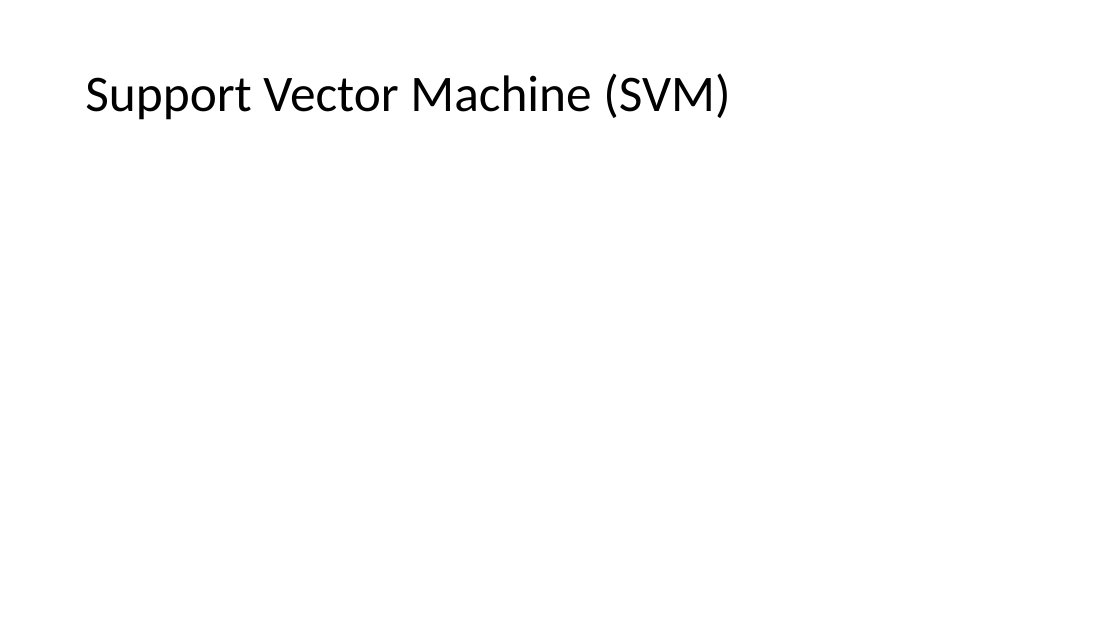
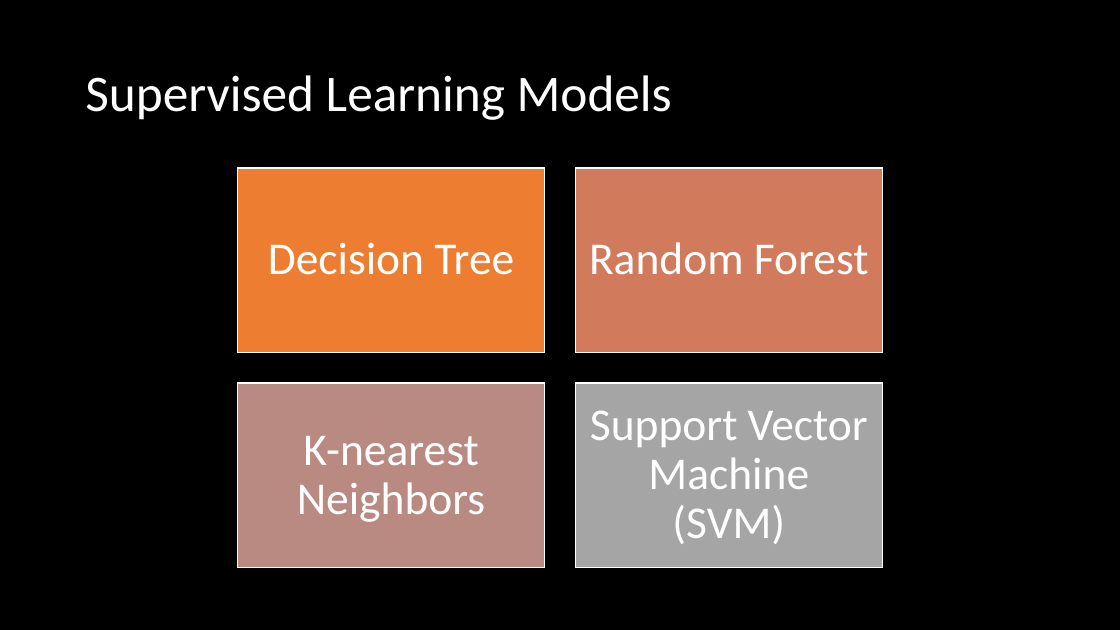
Before and after one commit to zach-hb/Movies-You-Should-Watch, a slide deck: slide 12 of Predicting a Movie's Success Before Release.pptx (slide 16 before the commit). Drawn at 1120x630 pixels with LibreOffice and Linux fonts; fonts in the diff are those of the drawing; background and template pictures are left out. Boxes give left, top, right and bottom in pixels: in the first picture for what was removed or moved away, otherwise in the second. Text is boxed around its words. In the diff, an @@ line names an element or a change of style, - is before the commit and + after.

```diff
--- a/Predicting a Movie's Success Before Release.pptx
+++ b/Predicting a Movie's Success Before Release.pptx
@@ background #FFFFFF to picture (left out) @@
@@ title added at (x1=85, y1=75, x2=672, y2=120), 44 pt, text #FFFFFF @@
+Supervised Learning Models
@@ text "Support Vector Machine (SVM)" moved from (x1=85, y1=73, x2=730, y2=120) to (x1=590, y1=410, x2=868, y2=544) @@
@@ text "Support Vector Machine (SVM)" at (x1=590, y1=410, x2=868, y2=544): size 44 to 39 pt, text colour #000000 to #FFFFFF; alignment left to centre; more space between paragraphs @@
@@ group added at (x1=238, y1=168, x2=883, y2=567): 4 rectangles, 3 texts @@
+Decision Tree
+Random Forest
+K-nearest Neighbors
```
Also in this commit, not shown: 7 other slides changed, 5 slides added, 6 slides removed.
